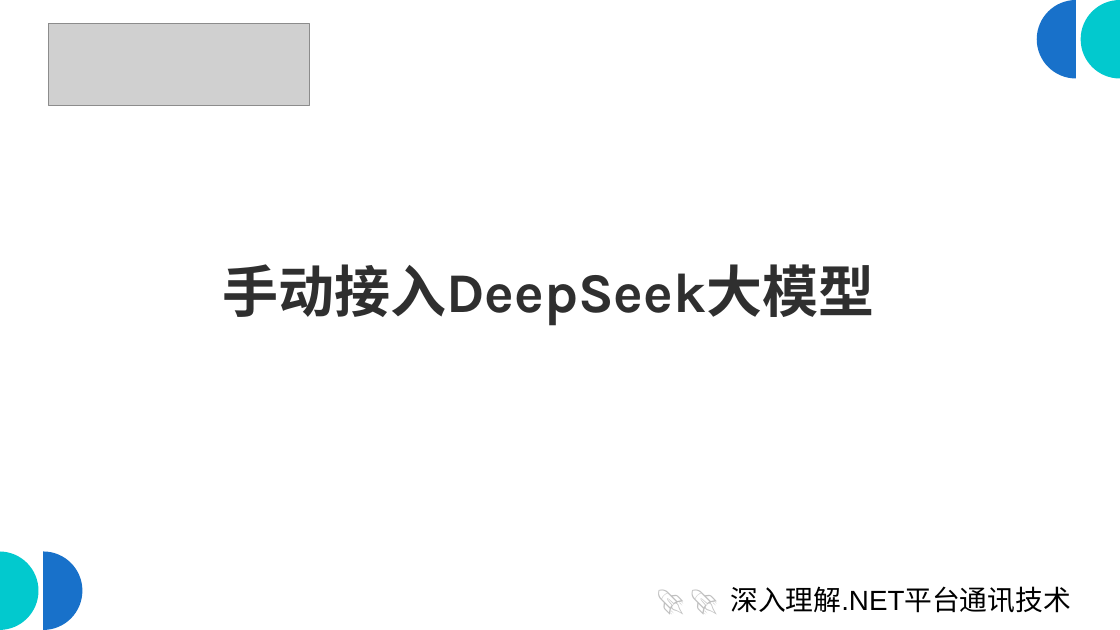
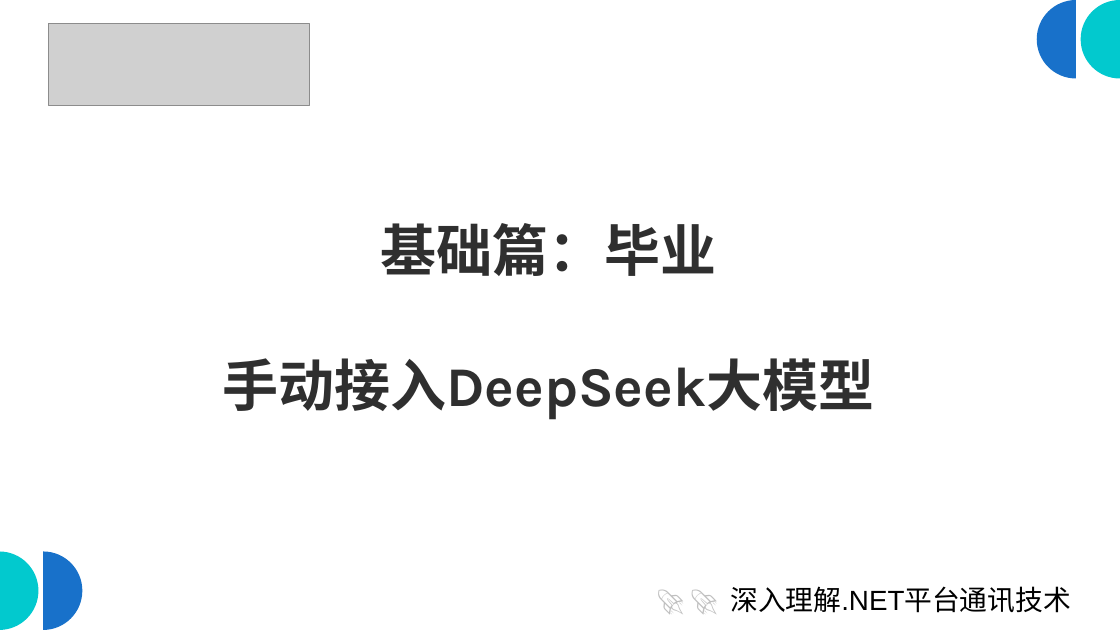
Before and after one commit to scottfly189/dotnet_net_course, a slide deck: slide 2 of src/4.DeepseekDemo/deep_seek.odp. Drawn at 1120x630 pixels with LibreOffice and Linux fonts; fonts in the diff are those of the drawing; grey boxes stand for pictures. Boxes give left, top, right and bottom in pixels: in the first picture for what was removed or moved away, otherwise in the second. Text is boxed around its words. In the diff, an @@ line names an element or a change of style, - is before the commit and + after.

```diff
--- a/src/4.DeepseekDemo/deep_seek.odp
+++ b/src/4.DeepseekDemo/deep_seek.odp
@@ title at box(222, 223, 874, 420): text changed @@
-手动接入DeepSeek大模型
+基础篇：毕业
+手动接入DeepSeek大模型
```
Also in this commit, not shown: 3 other slides changed, 1 slide removed.
